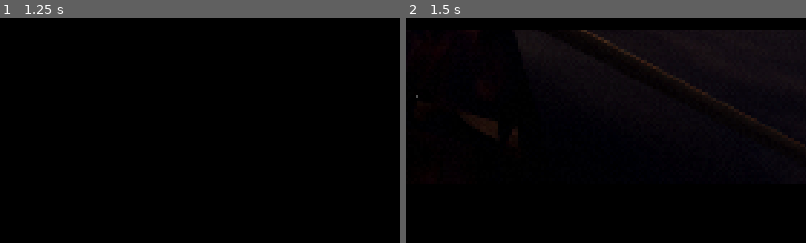
Above: before the commit, frames 1-2 (left to right).
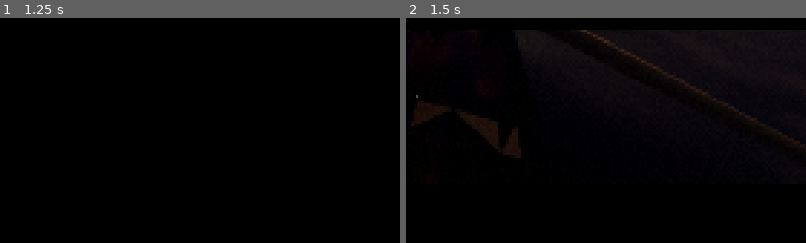
Above: after the commit, the same moments.

Repository: FacuWitt/tp_cved_juego
Game: Godot game, scene res://scenes/memories/m2_lago/m2_lago.tscn
Two runs of this game, one before a commit and one after it. Both use one fixed random seed, a clock stepped at 60 frames per second and the inputs below. This scene is started directly instead of the project's main scene.
Inputs (mouse positions are % of the whole screen's width and height, from its top left):
- Up to frame 1 (1.25 s): tap Enter at 0.5 s; move the mouse to (55, 50) at 0.52 s; press the mouse at (55, 50) at 0.53 s; hold W (move_forward) from 0.53 s (still down); tap Space (jump) at 0.77 s
- Up to frame 2 (1.5 s): keep holding W (move_forward); tap F10 (debug_restart_memory) at 1.25 s; move the mouse to (45, 50) at 1.27 s; release the mouse at (45, 50) at 1.28 s; tap E (interact) at 1.35 s
The pictures show only the part of the screen within x 49-99%, y 30-80%; the shares and areas given below are measured in that part.

Frame 1 is identical in both runs. In frame 2, 0.4% of the frame differs, in the area x 2-28%, y 39-61%.

Commit message:
[FIX] M2: el bote sigue las olas visibles del agua (height_at lee los parametros del material) (CL-057)

Diff:
--- a/scripts/world/ocean_follow.gd
+++ b/scripts/world/ocean_follow.gd
@@ -14,9 +14,9 @@
 const _AMPS: Array[float] = [1.0, 0.62, 0.34, 0.16, 0.07, 1.0]
 const _SPEEDS: Array[float] = [0.9, 1.2, 1.6, 2.1, 2.9, 0.62]
 
-## Mismo valor que `wave_height` en ocean.gdshader (si se cambia allá, cambiarlo acá).
+## Valores de respaldo: los mismos que tienen por defecto los parámetros del shader. Si el material de la
+## escena los cambia (la M2 baja las olas y apaga el mar de fondo), `height_at` usa los del material.
 const WAVE_HEIGHT: float = 1.0
-## Mismos valores que `calm_center`, `calm_radius`, `far_radius`, `far_scale`, `big_swell_*` del shader.
 const CALM_CENTER: Vector2 = Vector2.ZERO
 const CALM_RADIUS: float = 28.0
 const FAR_RADIUS: float = 110.0
@@ -26,9 +26,19 @@
 
 var sea_time: float = 0.0
 
+var _wave_height: float = WAVE_HEIGHT
+var _calm_center: Vector2 = CALM_CENTER
+var _calm_radius: float = CALM_RADIUS
+var _far_radius: float = FAR_RADIUS
+var _far_scale: float = FAR_SCALE
+var _swell_near: float = BIG_SWELL_NEAR
+var _swell_far: float = BIG_SWELL_FAR
+var _params_frame: int = -1
+
 
 func _process(delta: float) -> void:
 	sea_time += delta
+	_refresh_params()
 	(material_override as ShaderMaterial).set_shader_parameter("sea_time", sea_time)
 	if target == null:
 		return
@@ -38,15 +48,41 @@
 
 ## Altura del oleaje (sobre el nivel medio del mar) en un punto del mundo.
 func height_at(world_x: float, world_z: float) -> float:
+	_refresh_params()
 	var point: Vector2 = Vector2(world_x, world_z)
 	var height: float = 0.0
 	# Igual que far_factor() del shader: cerca del centro el mar es más manso.
-	var far_f: float = smoothstep(CALM_RADIUS, FAR_RADIUS, point.distance_to(CALM_CENTER))
-	var scl: float = lerpf(1.0, FAR_SCALE, far_f)
+	var far_f: float = smoothstep(_calm_radius, _far_radius, point.distance_to(_calm_center))
+	var scl: float = lerpf(1.0, _far_scale, far_f)
 	for i: int in _DIRS.size():
 		var phase: float = point.dot(_DIRS[i].normalized()) * _FREQS[i] + sea_time * _SPEEDS[i]
-		var amp: float = _AMPS[i] * WAVE_HEIGHT * scl
+		var amp: float = _AMPS[i] * _wave_height * scl
 		if i == 5:
-			amp = WAVE_HEIGHT * lerpf(BIG_SWELL_NEAR, BIG_SWELL_FAR, far_f)
+			amp = _wave_height * lerpf(_swell_near, _swell_far, far_f)
 		height += sin(phase) * amp
 	return height
+
+
+## Lee del material los parámetros que mueven las olas, una vez por cuadro, para que la altura que
+## calcula el código sea la que se ve en pantalla.
+func _refresh_params() -> void:
+	var frame: int = Engine.get_process_frames()
+	if frame == _params_frame:
+		return
+	_params_frame = frame
+	var mat: ShaderMaterial = material_override as ShaderMaterial
+	if mat == null:
+		return
+	_wave_height = _param(mat, "wave_height", WAVE_HEIGHT)
+	_calm_radius = _param(mat, "calm_radius", CALM_RADIUS)
+	_far_radius = _param(mat, "far_radius", FAR_RADIUS)
+	_far_scale = _param(mat, "far_scale", FAR_SCALE)
+	_swell_near = _param(mat, "big_swell_near", BIG_SWELL_NEAR)
+	_swell_far = _param(mat, "big_swell_far", BIG_SWELL_FAR)
+	var center: Variant = mat.get_shader_parameter("calm_center")
+	_calm_center = center as Vector2 if center is Vector2 else CALM_CENTER
+
+
+func _param(mat: ShaderMaterial, key: String, fallback: float) -> float:
+	var value: Variant = mat.get_shader_parameter(key)
+	return float(value) if value != null else fallback
--- a/scripts/world/row_boat.gd
+++ b/scripts/world/row_boat.gd
@@ -259,12 +259,11 @@
 		var fwd: Vector3 = -global_basis.z
 		fwd.y = 0.0
 		fwd = fwd.normalized()
-		var scale_h: float = _wave_scale()
-		var h_c: float = waves.height_at(global_position.x, global_position.z) * scale_h
-		var h_bow: float = waves.height_at(global_position.x + fwd.x * 1.9, global_position.z + fwd.z * 1.9) * scale_h
-		var h_stern: float = waves.height_at(global_position.x - fwd.x * 1.6, global_position.z - fwd.z * 1.6) * scale_h
-		var h_r: float = waves.height_at(global_position.x + right.x * 0.7, global_position.z + right.z * 0.7) * scale_h
-		var h_l: float = waves.height_at(global_position.x - right.x * 0.7, global_position.z - right.z * 0.7) * scale_h
+		var h_c: float = waves.height_at(global_position.x, global_position.z)
+		var h_bow: float = waves.height_at(global_position.x + fwd.x * 1.9, global_position.z + fwd.z * 1.9)
+		var h_stern: float = waves.height_at(global_position.x - fwd.x * 1.6, global_position.z - fwd.z * 1.6)
+		var h_r: float = waves.height_at(global_position.x + right.x * 0.7, global_position.z + right.z * 0.7)
+		var h_l: float = waves.height_at(global_position.x - right.x * 0.7, global_position.z - right.z * 0.7)
 		wave_lift = h_c * settings.wave_bob
 		pitch += clampf(atan2(h_bow - h_stern, 3.5) * settings.wave_pitch, -limit, limit)
 		roll -= clampf(atan2(h_r - h_l, 1.4) * settings.wave_roll, -limit, limit)
@@ -313,12 +312,3 @@
 	var sound: AudioStream = bump_rock_sound if is_rock else bump_log_sound
 	var one: Array[AudioStream] = [sound]
 	_play(one, 3.0 + linear_to_db(clampf(impact / (settings.max_speed * 0.6), 0.2, 1.0)))
-
-
-## Altura real de las olas: `height_at` supone `wave_height` = 1, pero la escena lo baja o sube con la tormenta.
-func _wave_scale() -> float:
-	var mat: ShaderMaterial = waves.material_override as ShaderMaterial
-	if mat == null:
-		return 1.0
-	var value: Variant = mat.get_shader_parameter("wave_height")
-	return float(value) if value != null else 1.0
Not shown, changed: CHANGELOG.md
